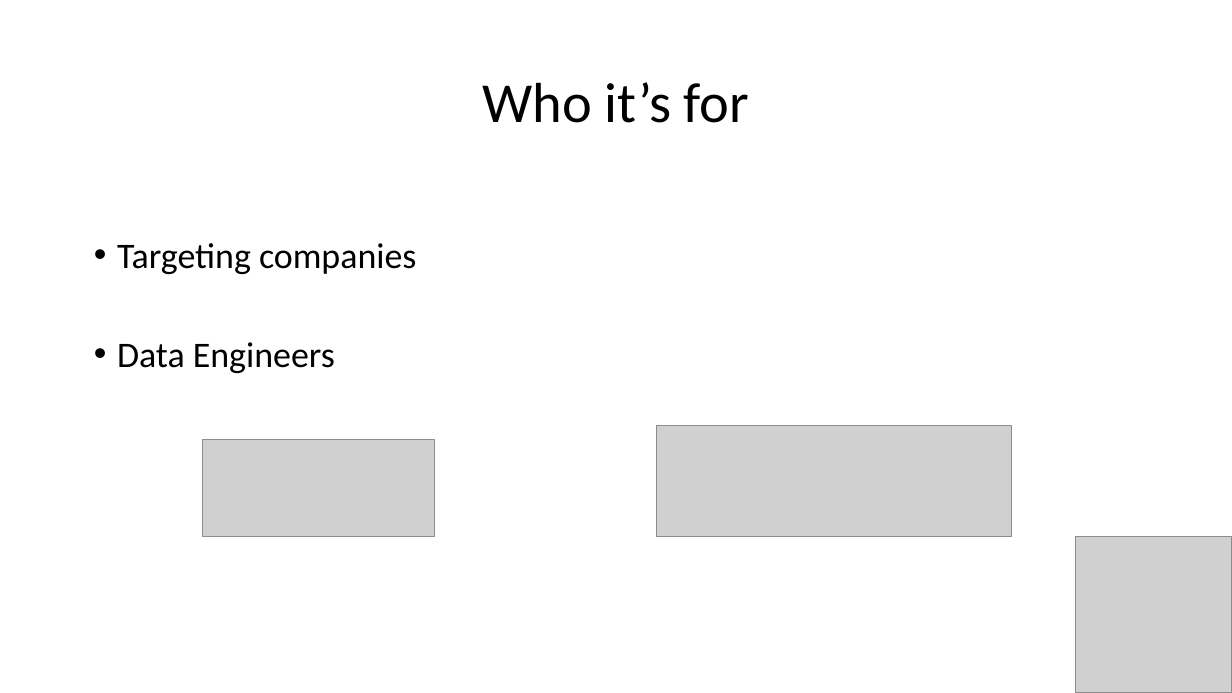
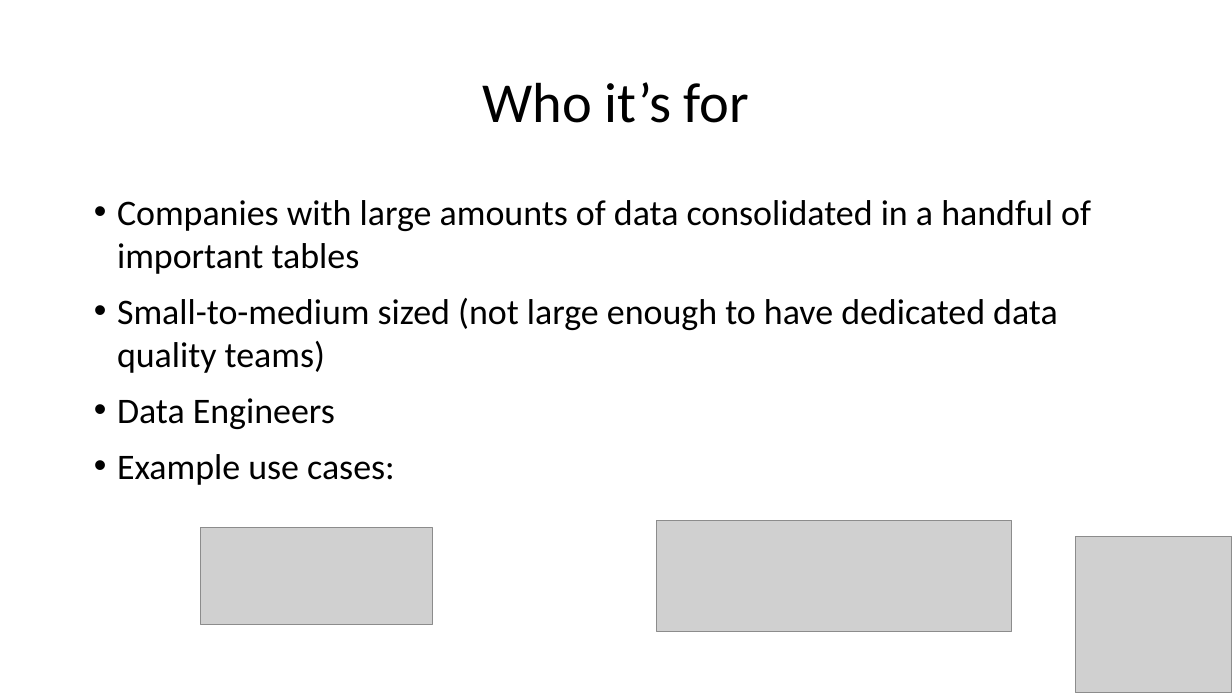
Before and after one commit to havess/daudit, a slide deck: slide 3 of midterm_presentation.pptx. Drawn at 1232x693 pixels with LibreOffice and Linux fonts; fonts in the diff are those of the drawing; grey boxes stand for pictures. Boxes give left, top, right and bottom in pixels: in the first picture for what was removed or moved away, otherwise in the second. Text is boxed around its words. In the diff, an @@ line names an element or a change of style, - is before the commit and + after.

```diff
--- a/midterm_presentation.pptx
+++ b/midterm_presentation.pptx
@@ text at (x1=117, y1=200, x2=1091, y2=373): text changed @@
-• Targeting companies
+• Companies with large amounts of data consolidated in a handful of important tables
+• Small-to-medium sized (not large enough to have dedicated data quality teams)
@@ text at (x1=117, y1=398, x2=335, y2=429): line spacing 2 to 1 @@
@@ text at (x1=117, y1=454, x2=395, y2=485): paragraph added @@
+• Example use cases:
@@ picture moved from (x1=202, y1=440, x2=434, y2=537) to (x1=201, y1=527, x2=433, y2=624) @@
@@ picture moved from (x1=656, y1=426, x2=1012, y2=537) to (x1=656, y1=520, x2=1012, y2=631) @@
```
Also in this commit, not shown: 6 other slides changed, 1 slide added, 1 slide removed.
